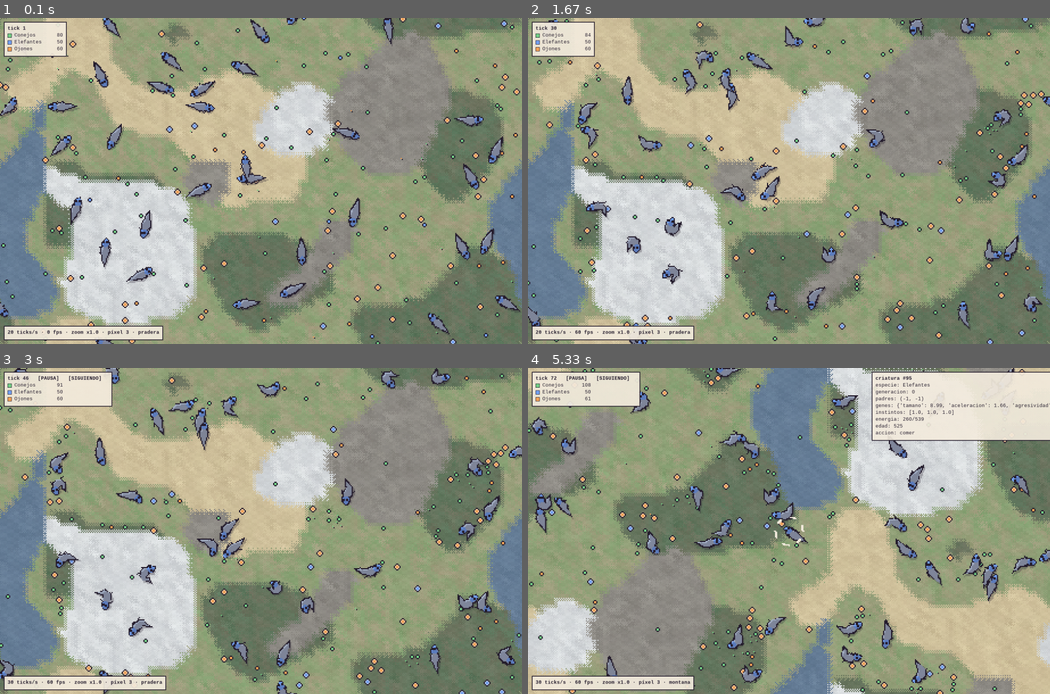
Above: before the commit, frames 1-4 (two rows, left to right).
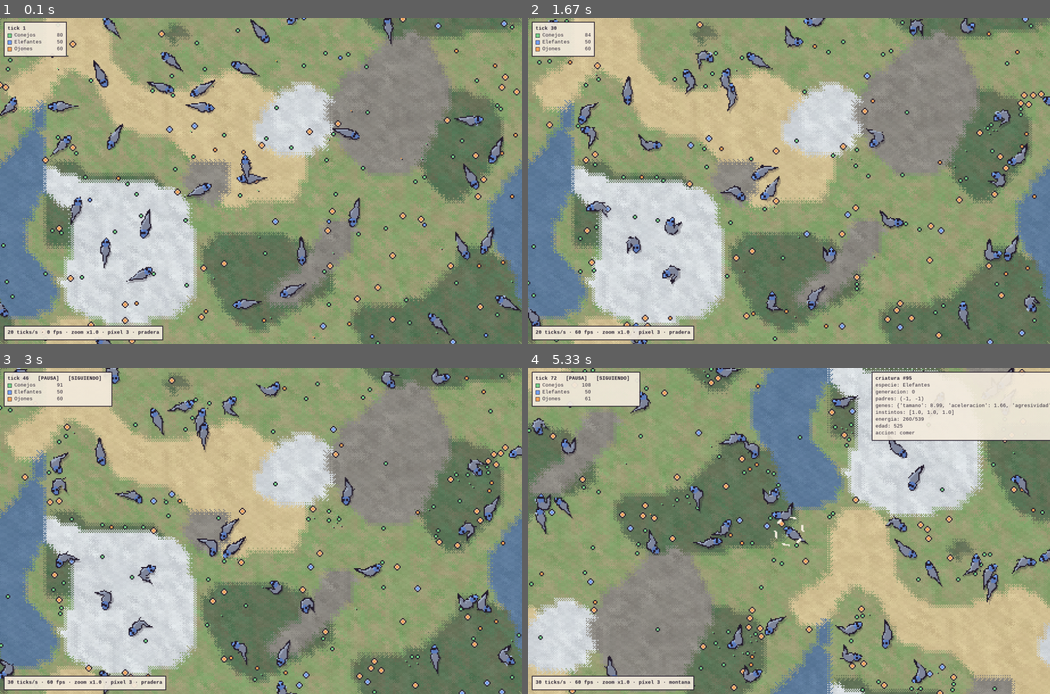
Above: after the commit, the same moments.

Repository: Edu-Rojas/EvoGame
Game: pygame game, started from viewer/__main__.py
Two runs of this game, one before a commit and one after it. Both use one fixed random seed, a clock stepped at 60 frames per second and the inputs below.
Inputs (mouse positions are in pixels of both pictures, inside the frame that each line leads up to):
- Up to frame 1 (0.1 s): no input
- Up to frame 2 (1.67 s): hold Up 0.33-0.8 s; move the mouse to (768, 194) at 0.37 s; hold Down 0.83-1.13 s; move the mouse to (956, 171) at 0.87 s; hold Up 1.17-1.53 s; move the mouse to (663, 184) at 1.2 s; tap Space at 1.23, 1.63 s; hold Down from 1.57 s (still down); move the mouse to (627, 132) at 1.6 s
- Up to frame 3 (3 s): release Down at 1.93 s; hold Up 1.97-2.27 s; move the mouse to (339, 416) at 2 s; tap Space at 2.03, 2.37, 2.7 s; tap F at 2.12 s; hold Down 2.3-2.6 s; move the mouse to (323, 560) at 2.33 s; hold Up from 2.63 s (still down); move the mouse to (271, 420) at 2.67 s
- Up to frame 4 (5.33 s): release Up at 3 s; hold Down 3.03-3.4 s; move the mouse to (601, 521) at 3.07 s; tap Space at 3.1, 3.5, 4.17, 4.5, 4.9, 5.3 s; tap F at 3.18, 4.25 s; hold Up 3.43-3.73 s; move the mouse to (794, 563) at 3.47 s; click (543, 377) at 3.82 s; hold Down 4.1-4.4 s; move the mouse to (924, 583) at 4.13 s; hold Up 4.43-4.8 s; move the mouse to (705, 423) at 4.47 s; hold Down 4.83-5.2 s; move the mouse to (924, 501) at 4.87 s; hold Up from 5.23 s (still down); move the mouse to (590, 459) at 5.27 s

The runs differ from the first frame. In frame 1, 0.8% of the frame differs, in the area x 0-100%, y 0-100%; in frame 2, 0.8%; in frame 3, 0.8%; in frame 4, 1.0%, in the area x 0-100%, y 0-97%.

Commit message:
Refine creature proportions and colour the gills
A sharper drop after the hips makes the tail read as a whip instead of a
pod, legs are shorter and sturdier, and the gills use the species' light
accent so they no longer blend with the ink legs. Bare ground keeps more
of its warmth.

Diff:
--- a/viewer/animation.py
+++ b/viewer/animation.py
@@ -26,7 +26,7 @@
 
 # ---------- plan del cuerpo (en múltiplos del radio de la criatura) ----------
 #              cabeza cuello pecho vientre cadera cola  punta
-SEG_RADII = np.array([0.70, 0.42, 0.78, 0.82, 0.68, 0.40, 0.22])
+SEG_RADII = np.array([0.70, 0.42, 0.80, 0.84, 0.58, 0.24, 0.12])
 SEG_LEN = np.array([0.0, 0.75, 0.90, 0.95, 0.95, 1.20, 1.35])   # largo del eslabón k-1 -> k
 MAX_BEND = np.radians([0, 0, 30, 30, 35, 45, 55])              # la cola latiguea más
 N_SEG = len(SEG_RADII)
@@ -75,7 +75,7 @@
     @staticmethod
     def body_params(radius: np.ndarray, x_acc: np.ndarray) -> tuple[np.ndarray, np.ndarray]:
         spacing = radius * (0.65 + 0.4 * x_acc)          # aceleración = cuerpo más largo
-        leg_len = radius * (1.1 + 0.7 * x_acc)           # y patas más largas (guepardo)
+        leg_len = radius * (0.9 + 0.55 * x_acc)          # y patas más largas (guepardo)
         return spacing, leg_len
 
     # ---------- ciclo de vida del rig ----------
@@ -228,7 +228,7 @@
         f0, s0, w0 = fwd[:, 0], side[:, 0], width[:, 0]
         cap = (sp[:, 0, None, :] + (f0[:, None, :] * np.cos(ang)[None, :, None]
                                      + s0[:, None, :] * np.sin(ang)[None, :, None]) * w0[:, None, :])
-        tip = sp[:, -1] - fwd[:, -1] * (width[:, -1] * 2.2 + pad[:, None])   # cola en punta
+        tip = sp[:, -1] - fwd[:, -1] * (width[:, -1] * 3.0 + pad[:, None])   # cola en punta
         return np.concatenate([left[:, ::-1], cap, right, tip[:, None]], axis=1)
 
     def back_highlight(self, slots, radius, light_dir) -> np.ndarray:
--- a/viewer/palette.py
+++ b/viewer/palette.py
@@ -47,7 +47,7 @@
 
 def stylize_terrain(colors: np.ndarray) -> np.ndarray:
     """Colores de bioma de la config -> versión pastel apagada del visor."""
-    return mix(desaturate(colors, 0.3), PAPER, 0.22)
+    return mix(desaturate(colors, 0.15), PAPER, 0.2)
 
 
 @dataclass(frozen=True)
--- a/viewer/render.py
+++ b/viewer/render.py
@@ -273,20 +273,21 @@
         for i, r in enumerate(r_list):
             c = self.colors[sp_list[i]]
             # patas y garras (debajo del cuerpo)
-            leg_w = max(1, int(round(r * 0.22)))
+            leg_w = max(1, int(round(r * 0.3)))
             for k in range(4):
                 pygame.draw.lines(canvas, ink, False, legs[i][k], leg_w)
                 if r >= 7:
                     f0, *claws = toes[i][k]
                     for toe in claws:
                         pygame.draw.line(canvas, ink, f0, toe)
-            # branquias (salen de debajo de la cabeza)
+            # branquias pastel (salen de debajo de la cabeza): de color, para no
+            # confundirse con las patas de tinta
             if mates[i] > 0.05:
-                gw = max(1, int(round(r * 0.12)))
+                gw = max(1, int(round(r * 0.14)))
                 for strand in gills[i]:
-                    pygame.draw.lines(canvas, ink, False, strand, gw)
+                    pygame.draw.lines(canvas, c.accent_light, False, strand, gw)
                     if r >= 5:
-                        pygame.draw.circle(canvas, c.accent_light, strand[-1], max(1.0, r * 0.1))
+                        pygame.draw.circle(canvas, c.accent, strand[-1], max(1.0, r * 0.12))
             # silueta de tinta, cuerpo, volumen y manchas
             pygame.draw.polygon(canvas, ink, body_ink[i])
             pygame.draw.polygon(canvas, ink, head_ink[i])
